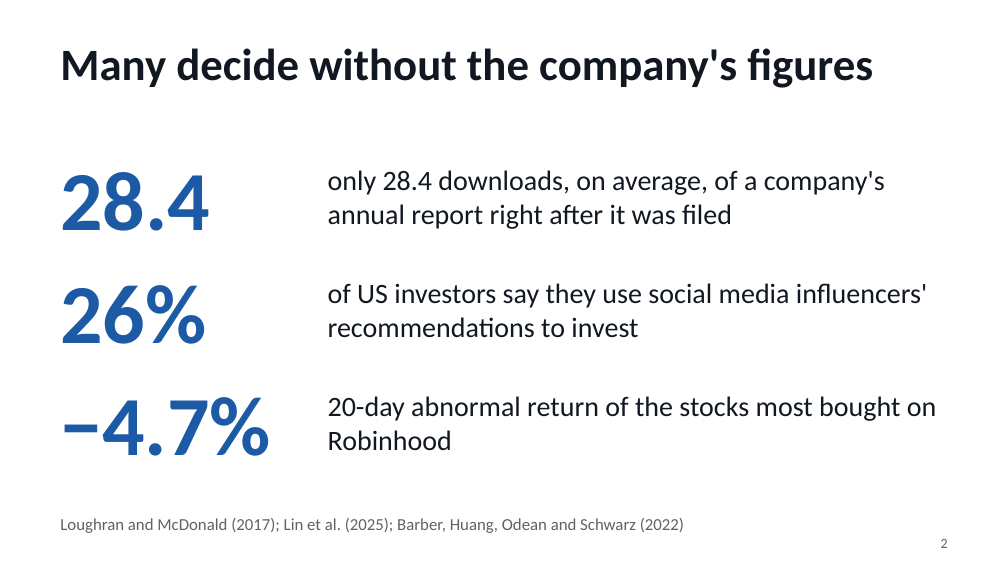
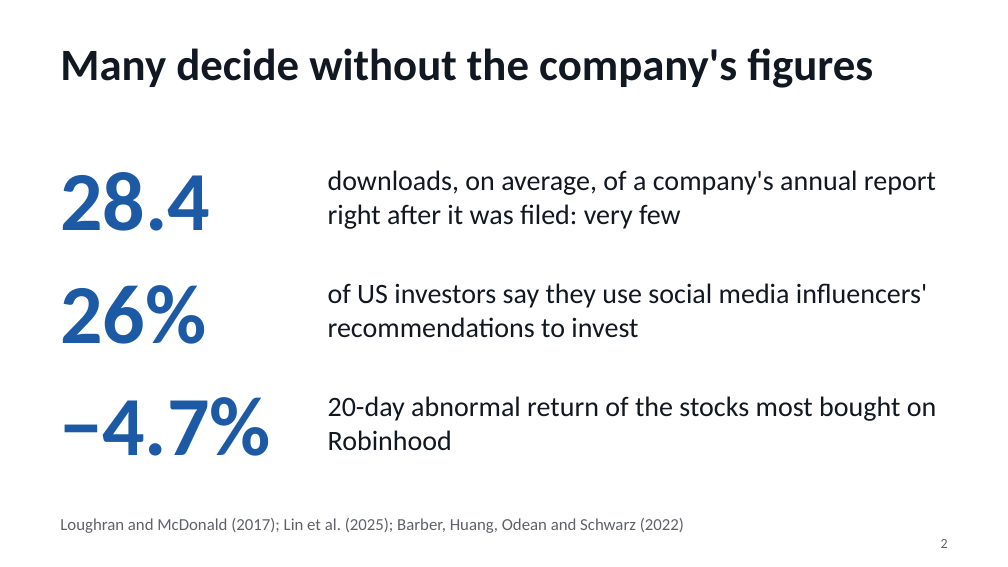
Before and after one commit to BossToGo/filing-scorecard, a slide deck: slide 2 of docs/slides/filing-scorecard.pptx. Drawn at 1008x567 pixels with LibreOffice and Linux fonts; fonts in the diff are those of the drawing. Boxes give left, top, right and bottom in pixels: in the first picture for what was removed or moved away, otherwise in the second. Text is boxed around its words. In the diff, an @@ line names an element or a change of style, - is before the commit and + after.

```diff
--- a/docs/slides/filing-scorecard.pptx
+++ b/docs/slides/filing-scorecard.pptx
@@ text at [328,170,936,229]: text changed @@
-only 28.4 downloads, on average, of a company's annual report right after it was filed
+downloads, on average, of a company's annual report right after it was filed: very few
```
Also in this commit, not shown: 2 other files.
